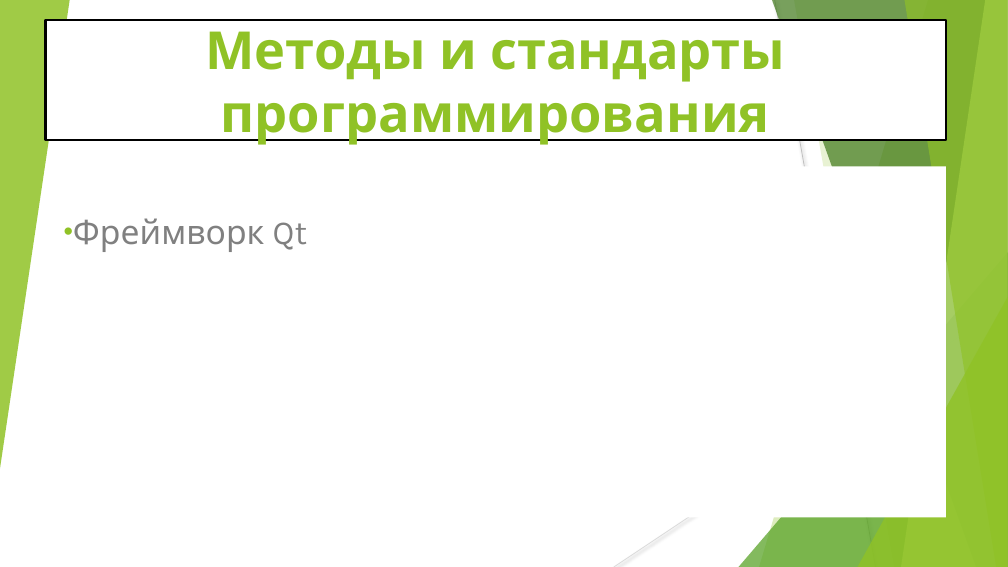
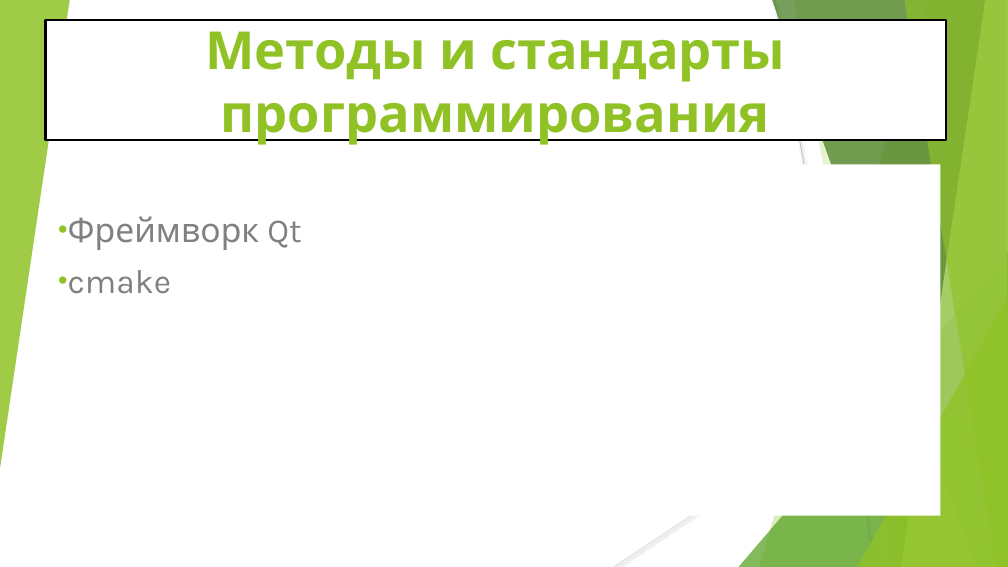
Before and after one commit to WhiteCatStudies/lectures, a slide deck: slide 1 of pt1/lectures/lecture3/lecture3.pptx. Drawn at 1008x567 pixels with LibreOffice and Linux fonts; fonts in the diff are those of the drawing. Boxes give left, top, right and bottom in pixels: in the first picture for what was removed or moved away, otherwise in the second. Text is boxed around its words. In the diff, an @@ line names an element or a change of style, - is before the commit and + after.

```diff
--- a/pt1/lectures/lecture3/lecture3.pptx
+++ b/pt1/lectures/lecture3/lecture3.pptx
@@ text at box(68, 270, 171, 294): paragraph added @@
+• cmake
```
Also in this commit, not shown: 3 other slides changed, 1 slide removed, 1 other file.
